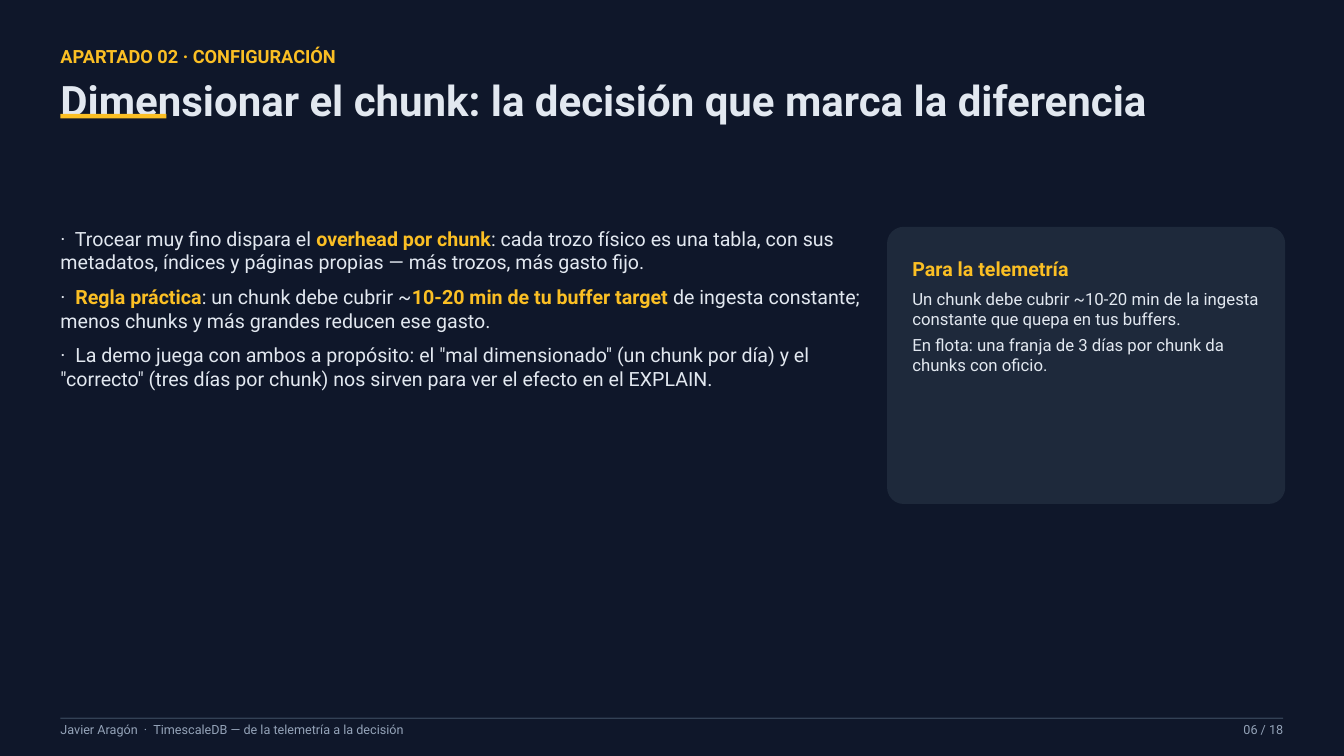
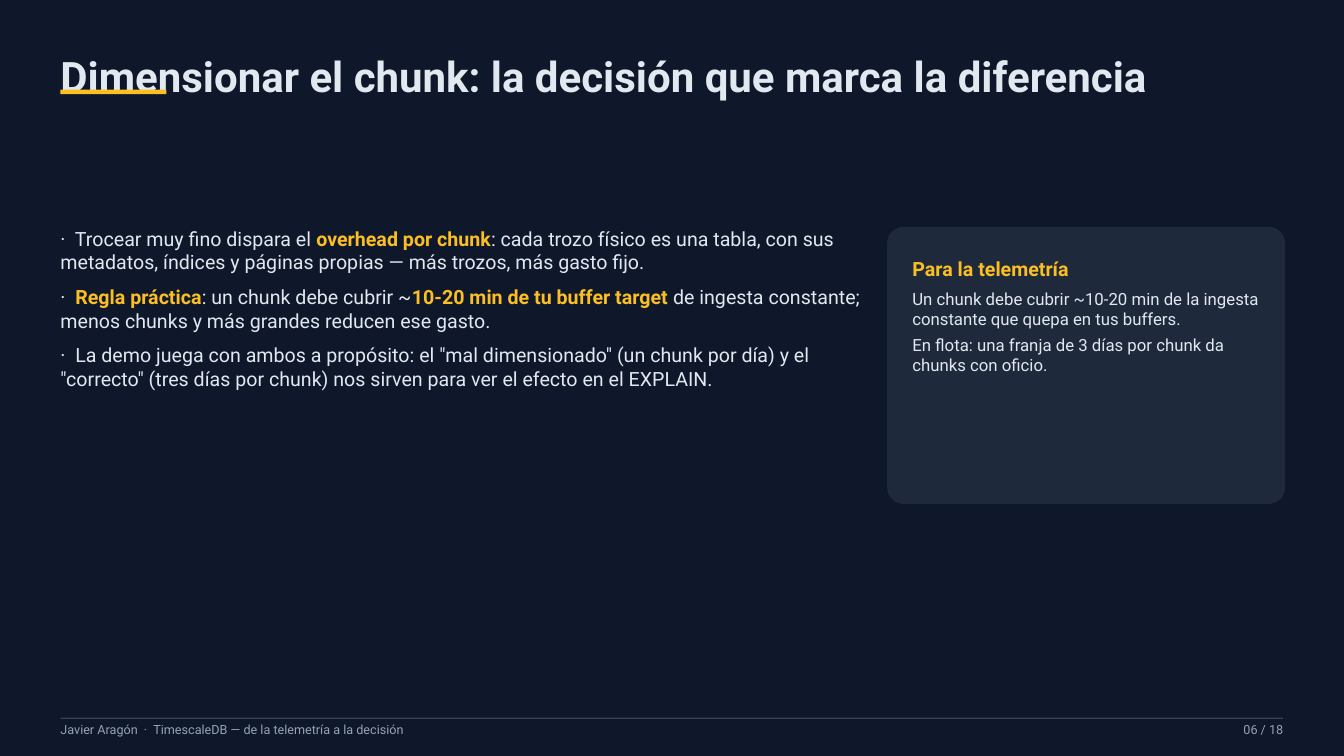
Before and after one commit to xavipuerto/autometrics-demo, a slide deck: slide 6 of presentacion/TimescaleDB-PPT-Javier.pptx. Drawn at 1344x756 pixels with LibreOffice and Linux fonts; fonts in the diff are those of the drawing. Boxes give left, top, right and bottom in pixels: in the first picture for what was removed or moved away, otherwise in the second. Text is boxed around its words. In the diff, an @@ line names an element or a change of style, - is before the commit and + after.

```diff
--- a/presentacion/TimescaleDB-PPT-Javier.pptx
+++ b/presentacion/TimescaleDB-PPT-Javier.pptx
@@ text "Dimensionar el chunk: la decisión ...": place and size @@
-text "Dimensionar el chunk: la decisión ..." at box(60, 84, 1147, 125)
+text "Dimensionar el chunk: la decisión ..." at box(60, 60, 1147, 101)
@@ text removed at box(60, 47, 336, 63) @@
-APARTADO 02 · CONFIGURACIÓN
@@ rectangle: place and size @@
-rectangle at box(60, 114, 166, 118)
+rectangle at box(60, 90, 166, 94)
```
Also in this commit, not shown: 14 other slides changed, 1 slide added, 1 slide removed, 2 other files.
